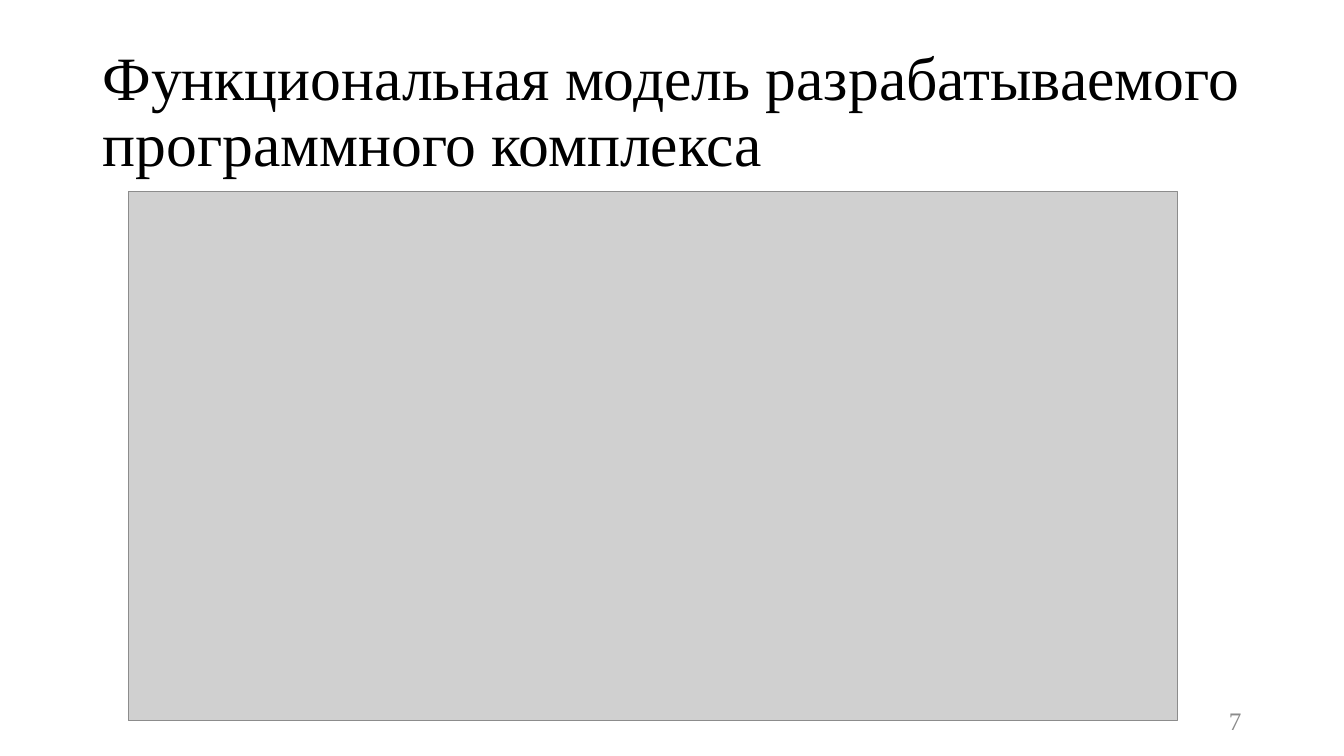
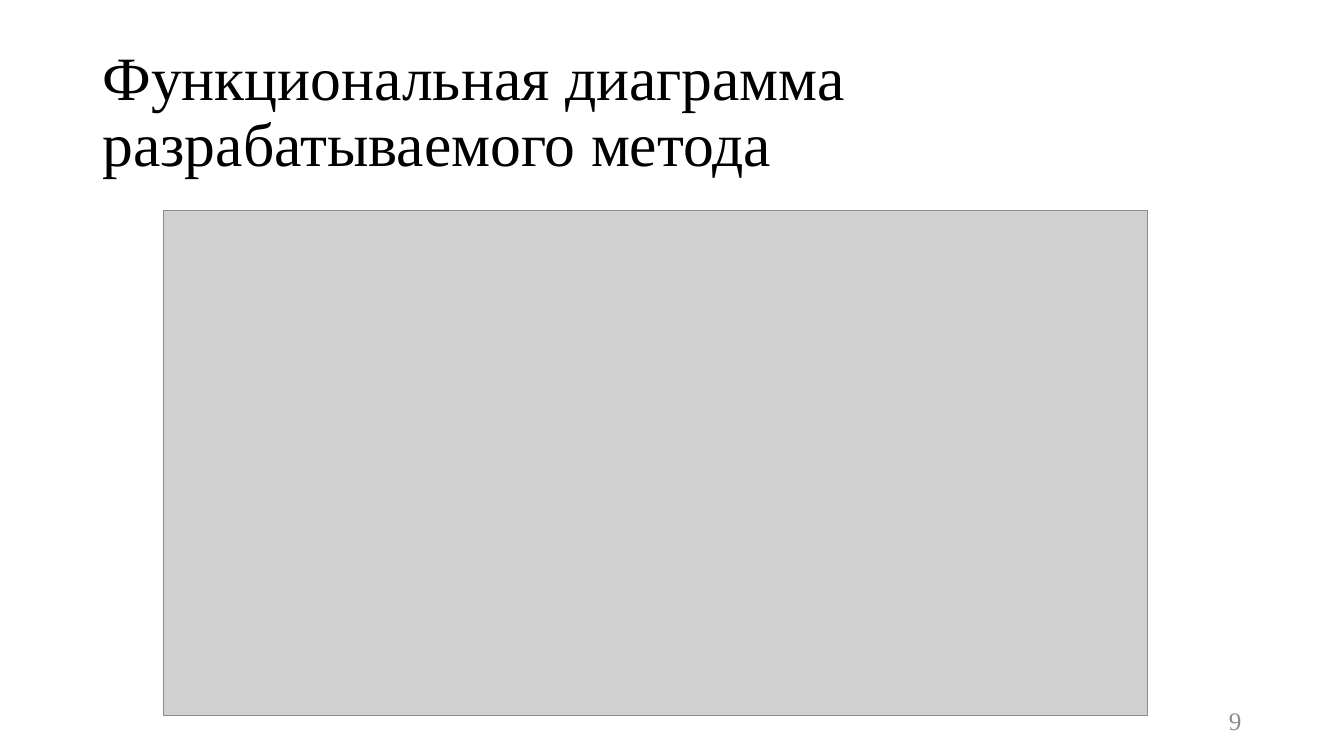
Before and after one commit to platosha-git/Diplom-theory, a slide deck: slide 9 of Презентация.pptx (slide 7 before the commit). Drawn at 1344x756 pixels with LibreOffice and Linux fonts; fonts in the diff are those of the drawing; grey boxes stand for pictures. Boxes give left, top, right and bottom in pixels: in the first picture for what was removed or moved away, otherwise in the second. Text is boxed around its words. In the diff, an @@ line names an element or a change of style, - is before the commit and + after.

```diff
--- a/Презентация.pptx
+++ b/Презентация.pptx
@@ title at [102, 59, 845, 178]: text changed @@
-Функциональная модель разрабатываемого программного комплекса
+Функциональная диаграмма разрабатываемого метода
@@ picture: place and size @@
-picture at [128, 192, 1178, 721]
+picture at [164, 211, 1148, 716]
@@ page number at [1229, 713, 1242, 730]: text changed @@
-7
+9
```
Also in this commit, not shown: 9 other slides changed, 2 slides added, 25 other files.
